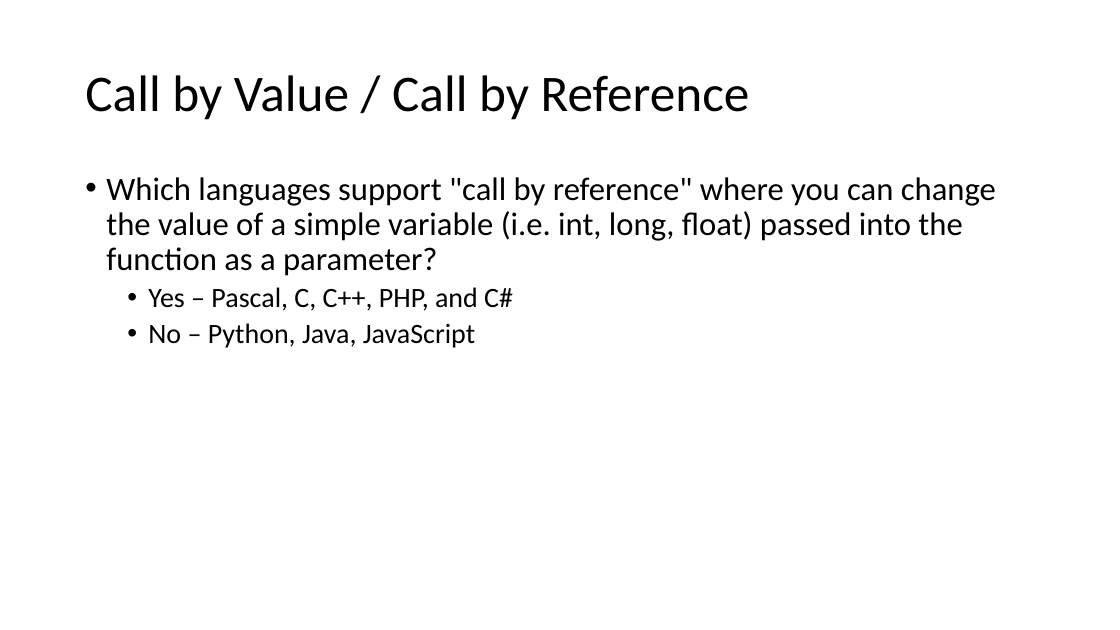
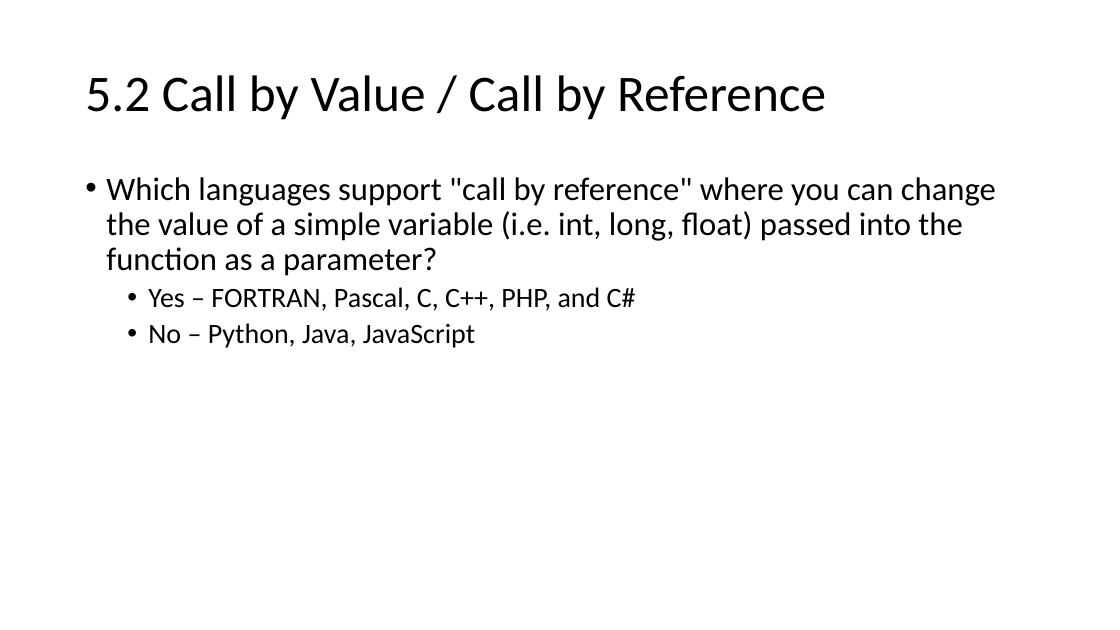
Before and after one commit to csev/cc4e, a slide deck: slide 6 of lectures/KR-5.pptx (slide 10 before the commit). Drawn at 1120x630 pixels with LibreOffice and Linux fonts; fonts in the diff are those of the drawing. Boxes give left, top, right and bottom in pixels: in the first picture for what was removed or moved away, otherwise in the second. Text is boxed around its words. In the diff, an @@ line names an element or a change of style, - is before the commit and + after.

```diff
--- a/lectures/KR-5.pptx
+++ b/lectures/KR-5.pptx
@@ title at (85,75,826,120): text changed @@
-Call by Value / Call by Reference
+5.2 Call by Value / Call by Reference
@@ text at (148,287,636,311): text changed @@
-  • Yes – Pascal, C, C++, PHP, and C#
+  • Yes – FORTRAN, Pascal, C, C++, PHP, and C#
```
Also in this commit, not shown: 1 other slide changed, 1 other file.
